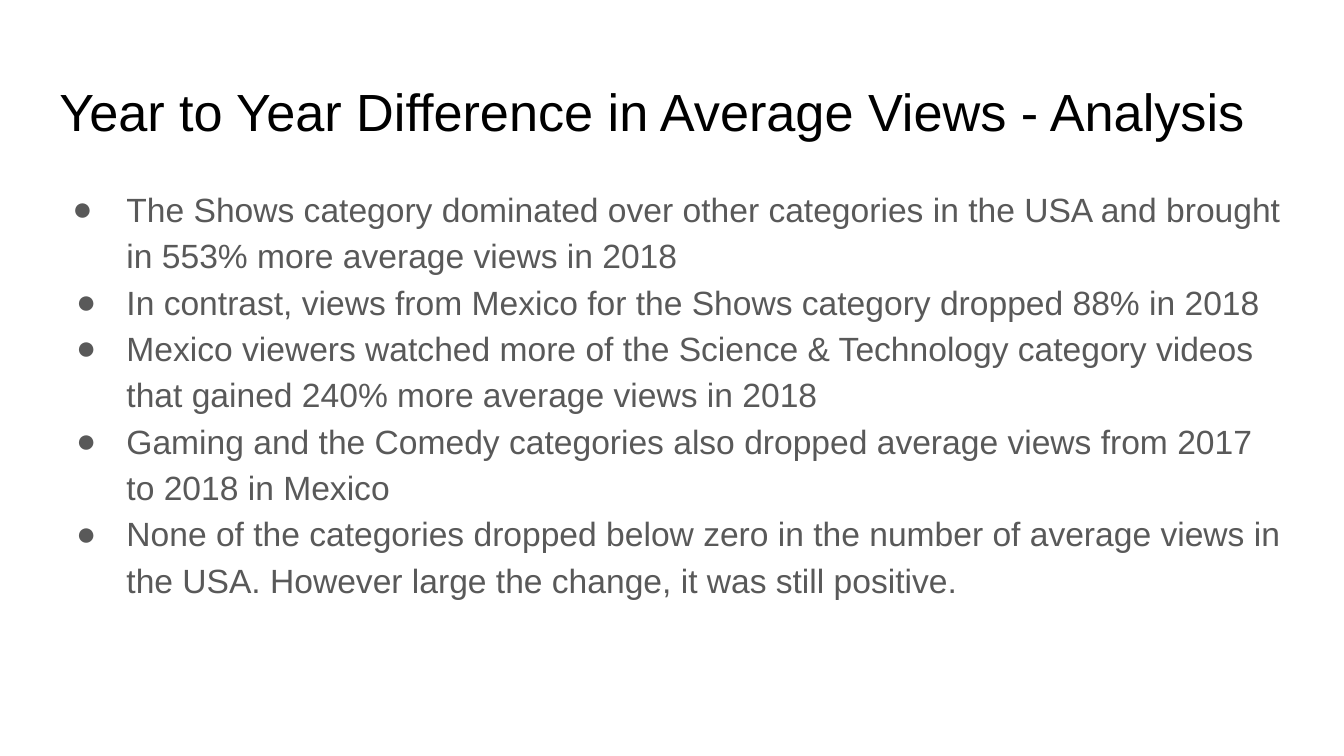
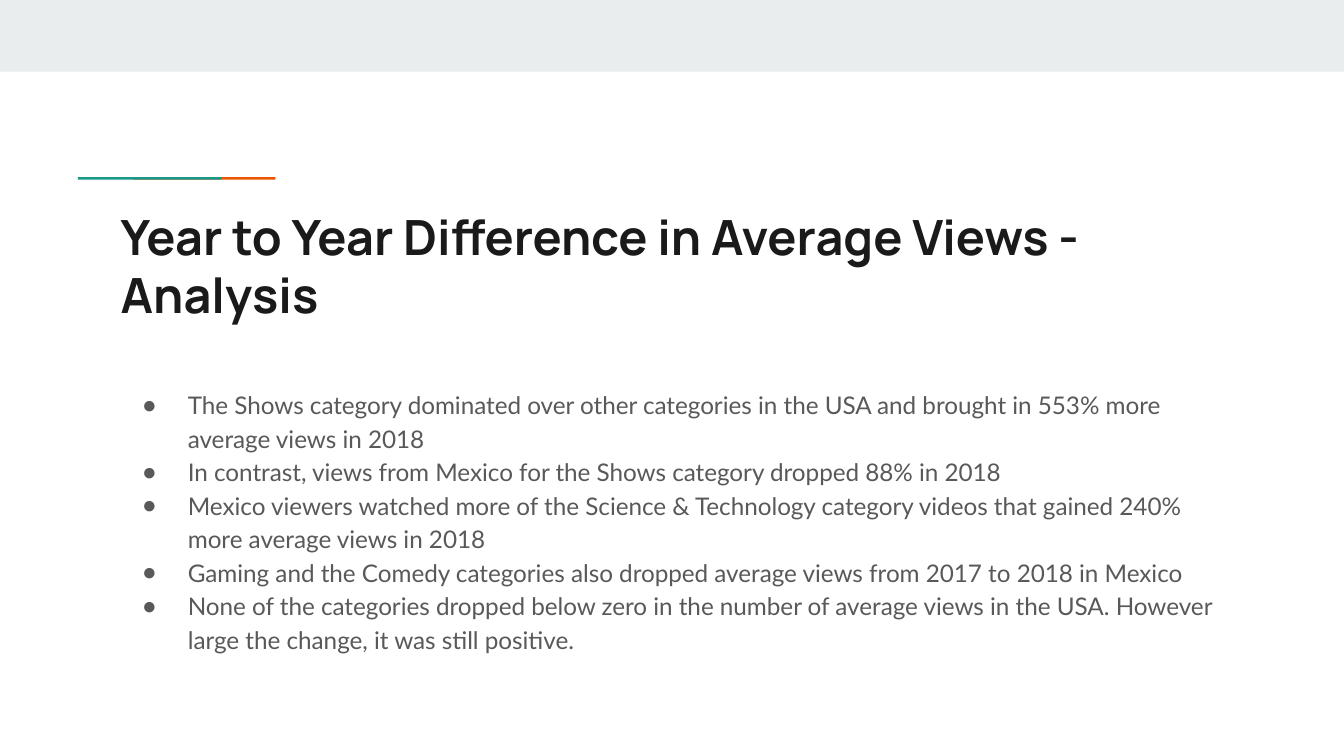
Before and after one commit to fariha23/YouTube_Data_Analysis_Video_Categories, a slide deck: slide 10 of Capstone1_Final_Report_Pres/Predicting Popularity of YouTube Videos - Presentation.pptx. Drawn at 1344x756 pixels with LibreOffice and Linux fonts; fonts in the diff are those of the drawing. Boxes give left, top, right and bottom in pixels: in the first picture for what was removed or moved away, otherwise in the second. Text is boxed around its words. In the diff, an @@ line names an element or a change of style, - is before the commit and + after.

Commit message:
Presentation theme changed

```diff
--- a/Capstone1_Final_Report_Pres/Predicting Popularity of YouTube Videos - Presentation.pptx
+++ b/Capstone1_Final_Report_Pres/Predicting Popularity of YouTube Videos - Presentation.pptx
@@ rectangle added at (0, 0, 1344, 71), fill #E9EDEE @@
@@ rectangle added at (122, 175, 177, 181), fill #1A9988 @@
@@ rectangle added at (176, 175, 231, 181), fill #EB5600 @@
@@ title "Year to Year Difference in ...": place and size @@
-title "Year to Year Difference in ..." at (59, 93, 1244, 141)
+title "Year to Year Difference in ..." at (121, 219, 1048, 325)
@@ title "Year to Year Difference in ..." at (121, 219, 1048, 325): size 28 to 26 pt, font Arial to Manrope, text colour #000000 to #1A1A1A, bold on @@
@@ text "The Shows category dominated over ...": place and size @@
-text "The Shows category dominated over ..." at (126, 197, 1280, 599)
+text "The Shows category dominated over ..." at (188, 396, 1213, 654)
@@ text "The Shows category dominated over ..." at (188, 396, 1213, 654): size 18 to 13 pt, font Arial to Lato; indent changed @@
```
Also in this commit, not shown: 23 other slides changed, 1 other file.
